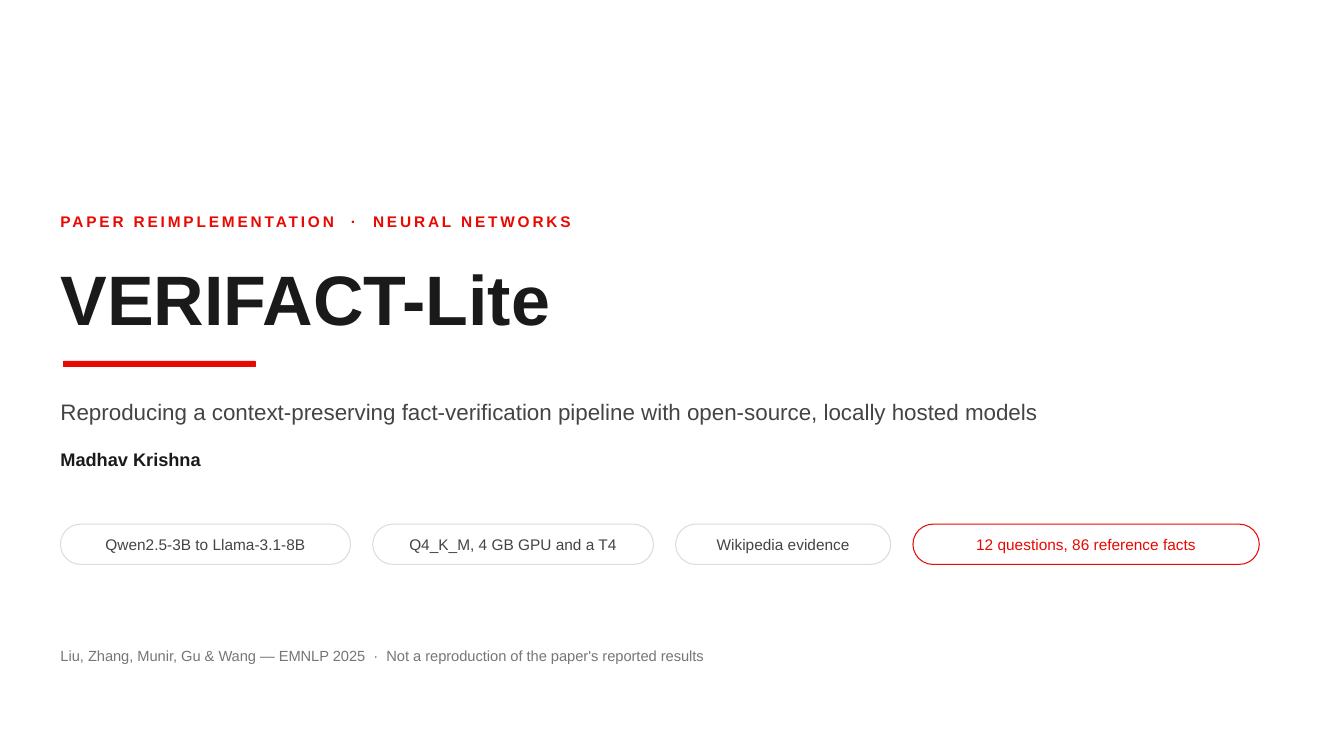
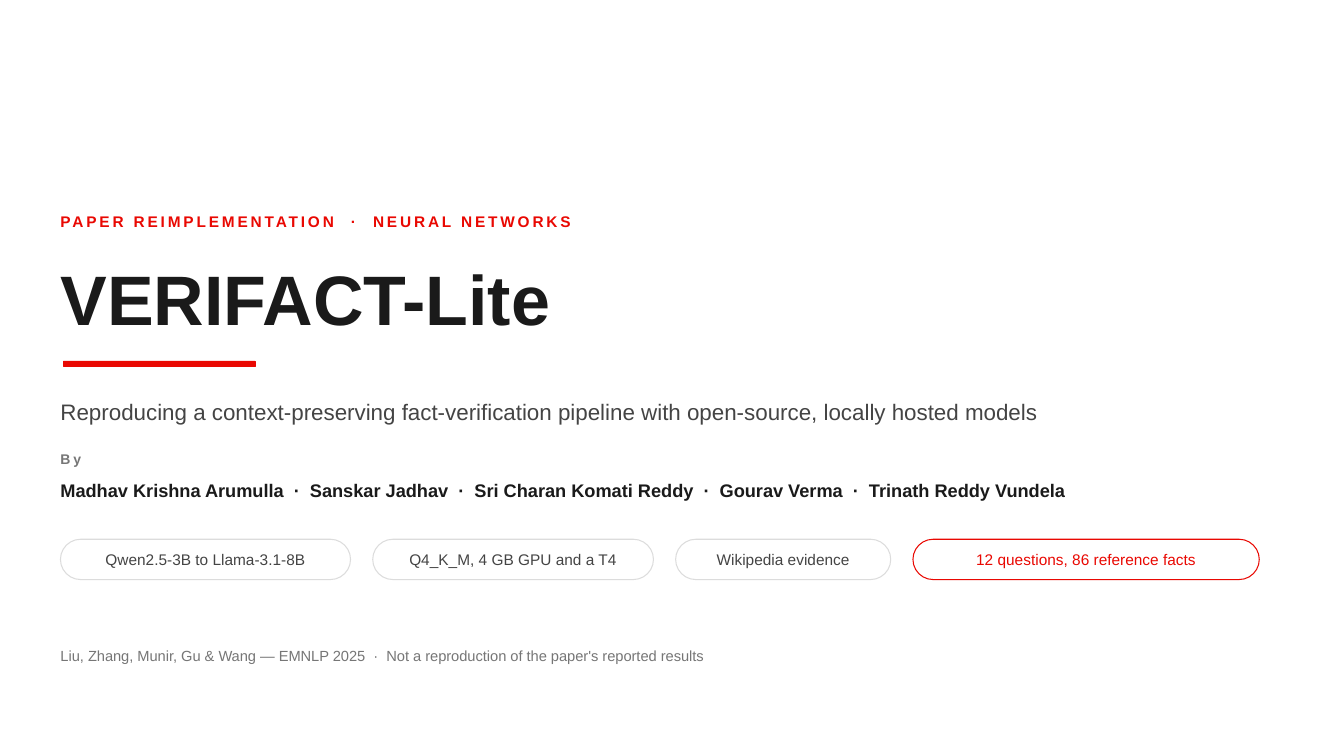
Before and after one commit to MadhavKrishna06/Verifact-Lite, a slide deck: slide 1 of presentation/VERIFACT-Lite-TTU.pptx. Drawn at 1344x756 pixels with LibreOffice and Linux fonts; fonts in the diff are those of the drawing. Boxes give left, top, right and bottom in pixels: in the first picture for what was removed or moved away, otherwise in the second. Text is boxed around its words. In the diff, an @@ line names an element or a change of style, - is before the commit and + after.

```diff
--- a/presentation/VERIFACT-Lite-TTU.pptx
+++ b/presentation/VERIFACT-Lite-TTU.pptx
@@ text at (x1=60, y1=454, x2=81, y2=467): text changed; size 13 to 10 pt; text colour #1A1A1A to #767676 @@
-Madhav Krishna
+By
@@ text added at (x1=60, y1=483, x2=1065, y2=501), 13 pt, text #1A1A1A, bold @@
+Madhav Krishna Arumulla · Sanskar Jadhav · Sri Charan Komati Reddy · Gourav Verma · Trinath Reddy Vundela
@@ 4 texts, 4 rounded rectangles moved together from (x1=60, y1=524, x2=1260, y2=565) to (x1=60, y1=539, x2=1260, y2=580) @@
```
Also in this commit, not shown: 1 other slide changed, 3 slides removed, 1 other file.
